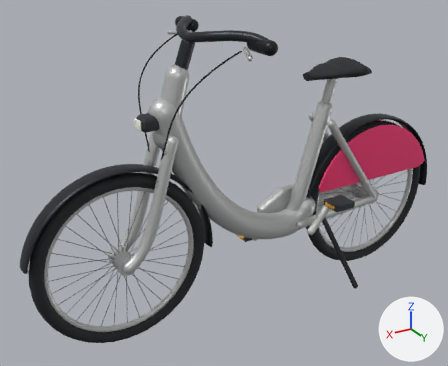
Two versions of the glTF model data/vehicle/bicycle/velo-partage/model.glb, one commit apart.
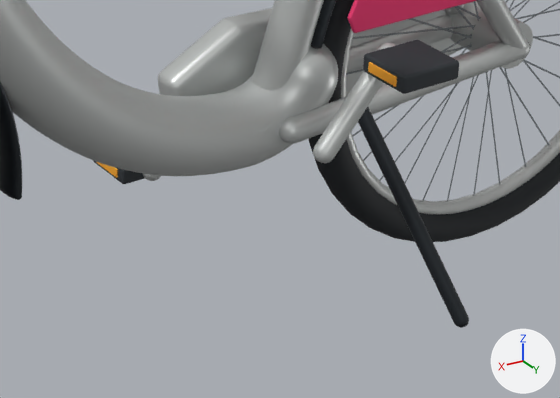
There are two pictures of each version: one whole from a 50 mm lens placed at (1.29, 1.889, 1.497), pointed at (0.126, -0.051, 0.526), one close up on the part from 46% to 87% of the width and 50% to 85% of the height. Lighting does not change. The marker at lower right points along +X, +Y and +Z. The last two pictures show the newer version.

Objects in the first close-up: 'bicycle_steering', 'chain_guard', 'chain_stay_-0.058', 'chain_stay_0.058', 'crank_arm_-1', 'kickstand', 'pedal_-1', 'rear_skirt_-0.047', 'seat_stay_-0.058', 'seat_tube', 'step_through_frame', 'wheel_rear' and 6 more.
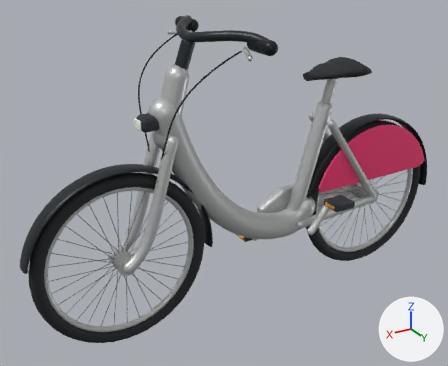
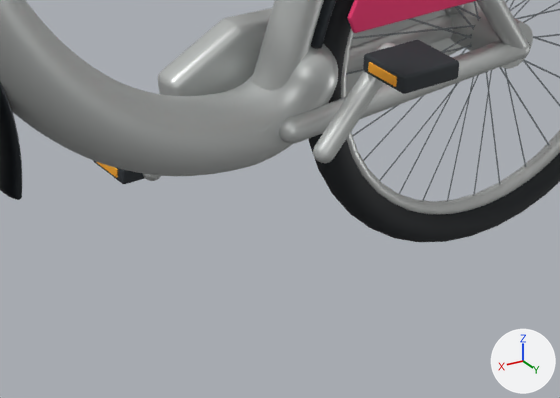
Where the newer file only moved an object's origin or applied its transform, the numbers keep the older frame.

Boxes [x1, y1, x2, y2] around the edits, measured in the close-ups (560 x 398 px):
'kickstand', deleted: before [358, 107, 469, 328]

The change in detail:
Object 'kickstand' (ob_kickstand) is deleted.
